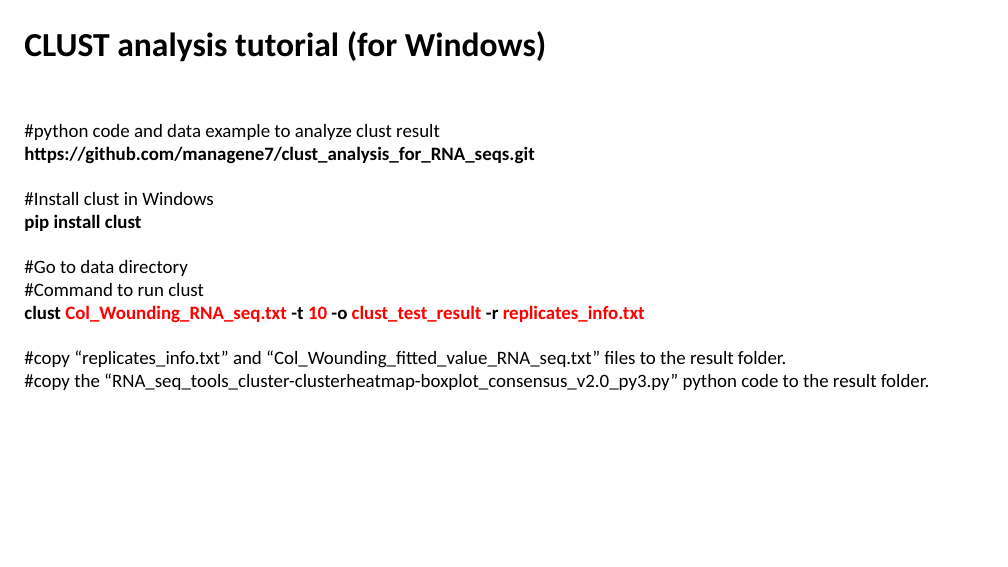
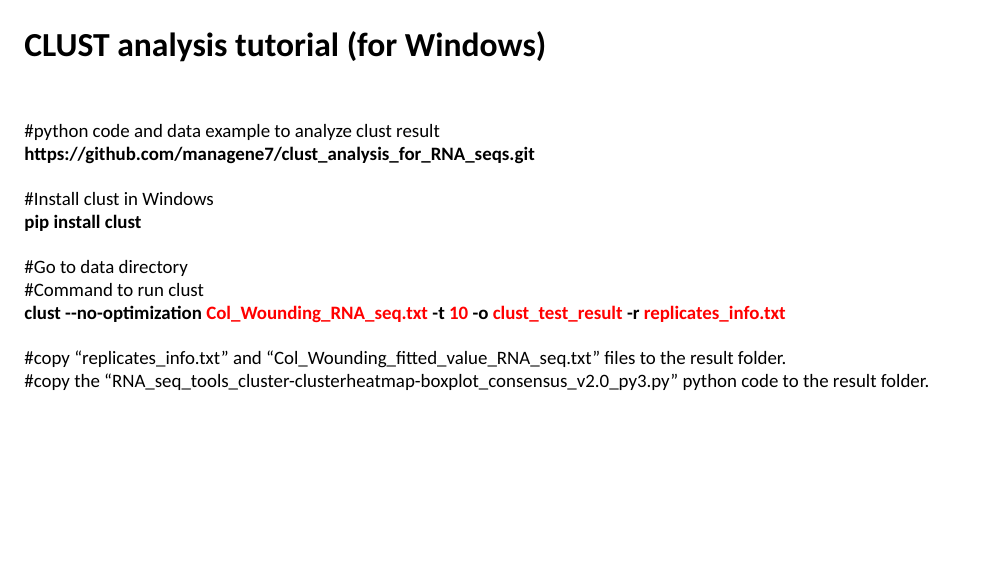
Before and after one commit to managene7/Clust_analysis_for_RNA_seqs, a slide deck: slide 1 of Tutorial_for_clust_analysis.pptx. Drawn at 1008x567 pixels with LibreOffice and Linux fonts; fonts in the diff are those of the drawing. Boxes give left, top, right and bottom in pixels: in the first picture for what was removed or moved away, otherwise in the second. Text is boxed around its words. In the diff, an @@ line names an element or a change of style, - is before the commit and + after.

Commit message:
Fourth commit

```diff
--- a/Tutorial_for_clust_analysis.pptx
+++ b/Tutorial_for_clust_analysis.pptx
@@ text at [24,305,786,323]: text changed @@
-clust Col_Wounding_RNA_seq.txt -t 10 -o clust_test_result -r replicates_info.txt
+clust --no-optimization Col_Wounding_RNA_seq.txt -t 10 -o clust_test_result -r replicates_info.txt
```
